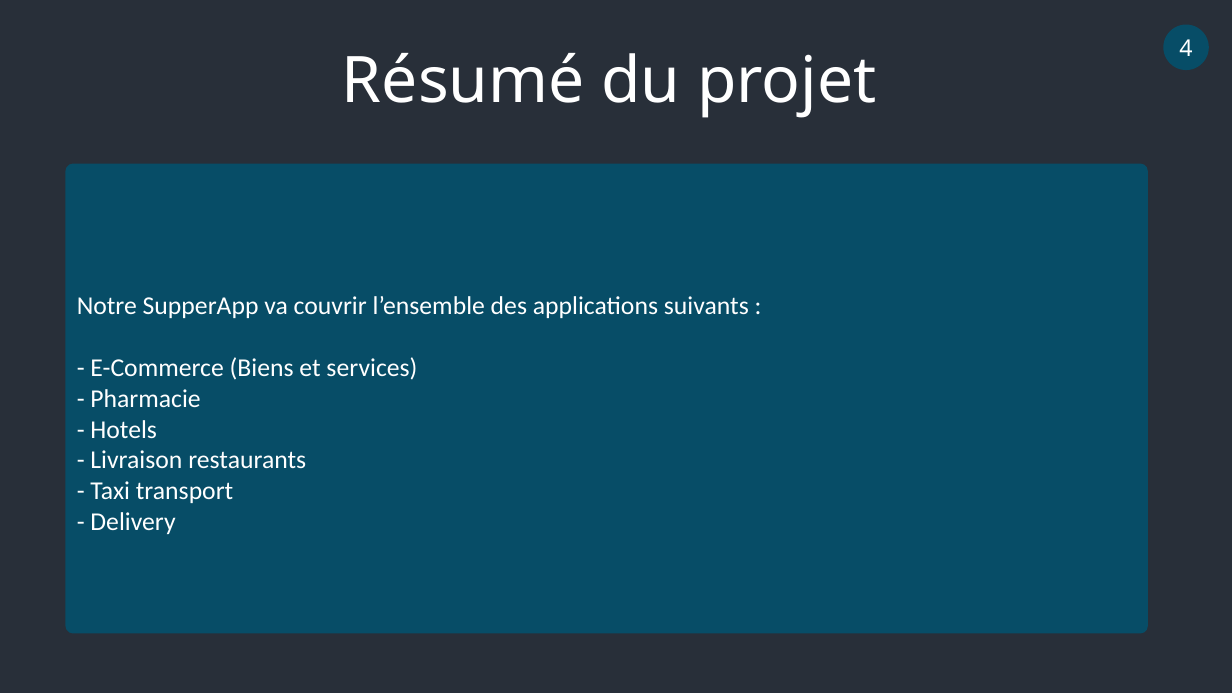
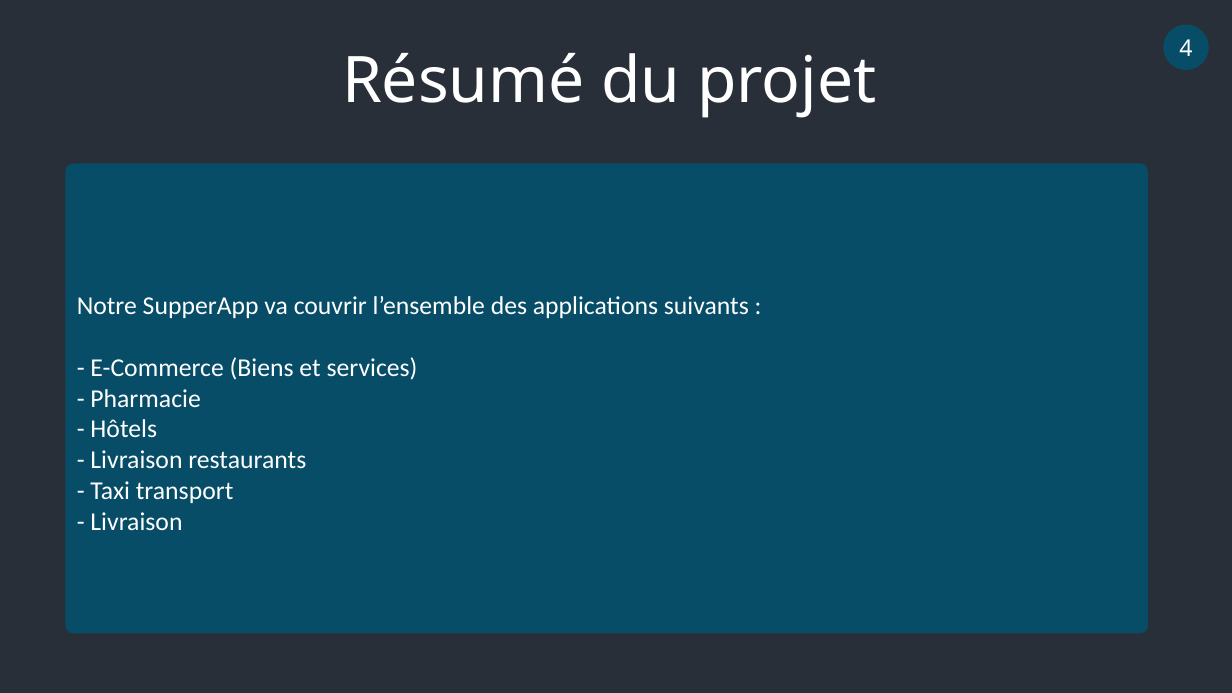
Before and after one commit to Haddemine/Api-E-commerce, a slide deck: slide 4 of show.pptx. Drawn at 1232x693 pixels with LibreOffice and Linux fonts; fonts in the diff are those of the drawing. Boxes give left, top, right and bottom in pixels: in the first picture for what was removed or moved away, otherwise in the second. Text is boxed around its words. In the diff, an @@ line names an element or a change of style, - is before the commit and + after.

```diff
--- a/show.pptx
+++ b/show.pptx
@@ text in rounded rectangle at bbox=[90, 419, 157, 437]: text changed @@
-- Hotels
+- Hôtels
@@ text in rounded rectangle at bbox=[90, 512, 182, 530]: text changed @@
-- Delivery
+- Livraison
```
Also in this commit, not shown: 1 slide added, 3 other files.
